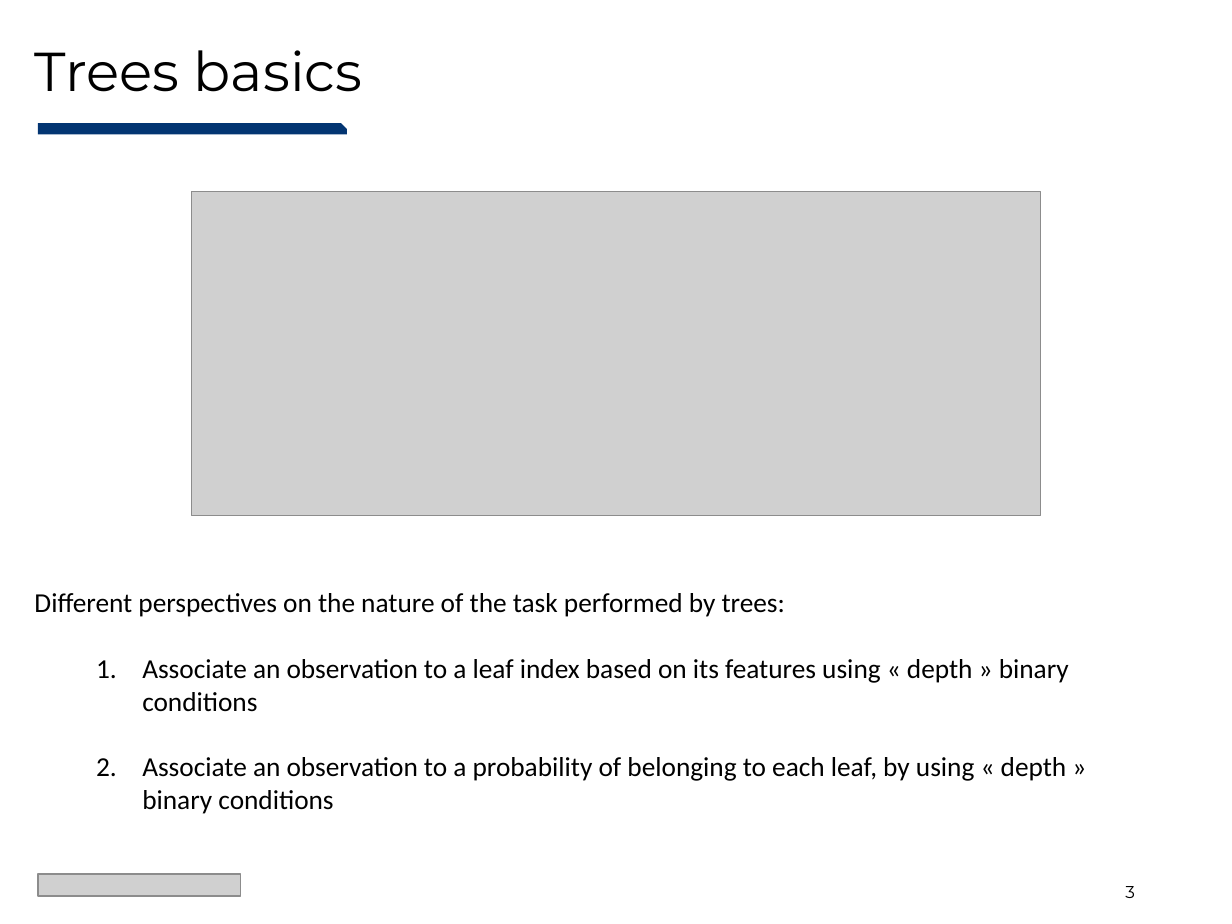
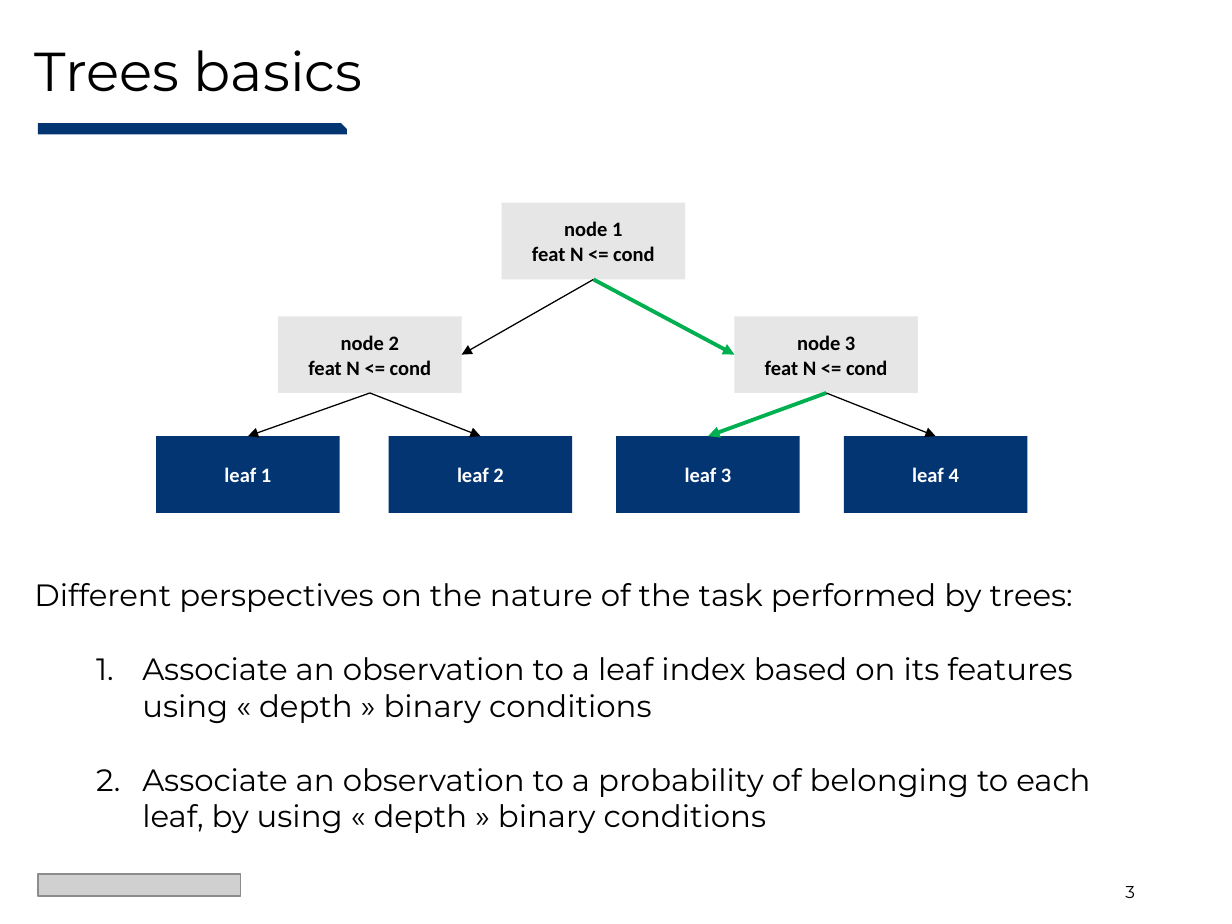
Before and after one commit to Evovest/NeuroTreeModels.jl, a slide deck: slide 3 of docs/juliacon/NeuroTrees-JuliaCon2024.pptx. Drawn at 1232x924 pixels with LibreOffice and Linux fonts; fonts in the diff are those of the drawing; grey boxes stand for pictures. Boxes give left, top, right and bottom in pixels: in the first picture for what was removed or moved away, otherwise in the second. Text is boxed around its words. In the diff, an @@ line names an element or a change of style, - is before the commit and + after.

```diff
--- a/docs/juliacon/NeuroTrees-JuliaCon2024.pptx
+++ b/docs/juliacon/NeuroTrees-JuliaCon2024.pptx
@@ picture removed at (x1=191, y1=191, x2=1040, y2=515) @@
@@ rectangle added at (x1=501, y1=203, x2=685, y2=280), fill #E7E6E6, 12 pt, text #000000, bold @@
+node 1
+feat N <= cond
@@ arrow added from (594, 280) to (462, 355), #000000 0.75 pt @@
@@ arrow added from (594, 280) to (734, 355), #00B050 2.25 pt @@
@@ rectangle added at (x1=278, y1=317, x2=462, y2=393), fill #E7E6E6, 12 pt, text #000000, bold @@
+node 2
+feat N <= cond
@@ rectangle added at (x1=734, y1=317, x2=918, y2=393), fill #E7E6E6, 12 pt, text #000000, bold @@
+node 3
+feat N <= cond
@@ arrow added from (370, 393) to (248, 436), #000000 0.75 pt @@
@@ arrow added from (370, 393) to (480, 436), #000000 0.75 pt @@
@@ arrow added from (827, 393) to (708, 436), #00B050 2.25 pt @@
@@ arrow added from (827, 393) to (935, 436), #000000 0.75 pt @@
@@ rectangle added at (x1=156, y1=436, x2=340, y2=513), fill #023572, 12 pt, text #FFFFFF, bold @@
+leaf 1
@@ rectangle added at (x1=389, y1=436, x2=573, y2=513), fill #023572, 12 pt, text #FFFFFF, bold @@
+leaf 2
@@ rectangle added at (x1=616, y1=436, x2=800, y2=513), fill #023572, 12 pt, text #FFFFFF, bold @@
+leaf 3
@@ rectangle added at (x1=844, y1=436, x2=1027, y2=513), fill #023572, 12 pt, text #FFFFFF, bold @@
+leaf 4
@@ text "Different perspectives on the nature ..." moved from (x1=34, y1=593, x2=1069, y2=814) to (x1=34, y1=583, x2=1090, y2=833) @@
@@ text "Different perspectives on the nature ..." at (x1=34, y1=583, x2=1090, y2=833): size 16 to 18 pt, font Calibri to Montserrat @@
```
Also in this commit, not shown: 12 other slides changed, 3 other files.
